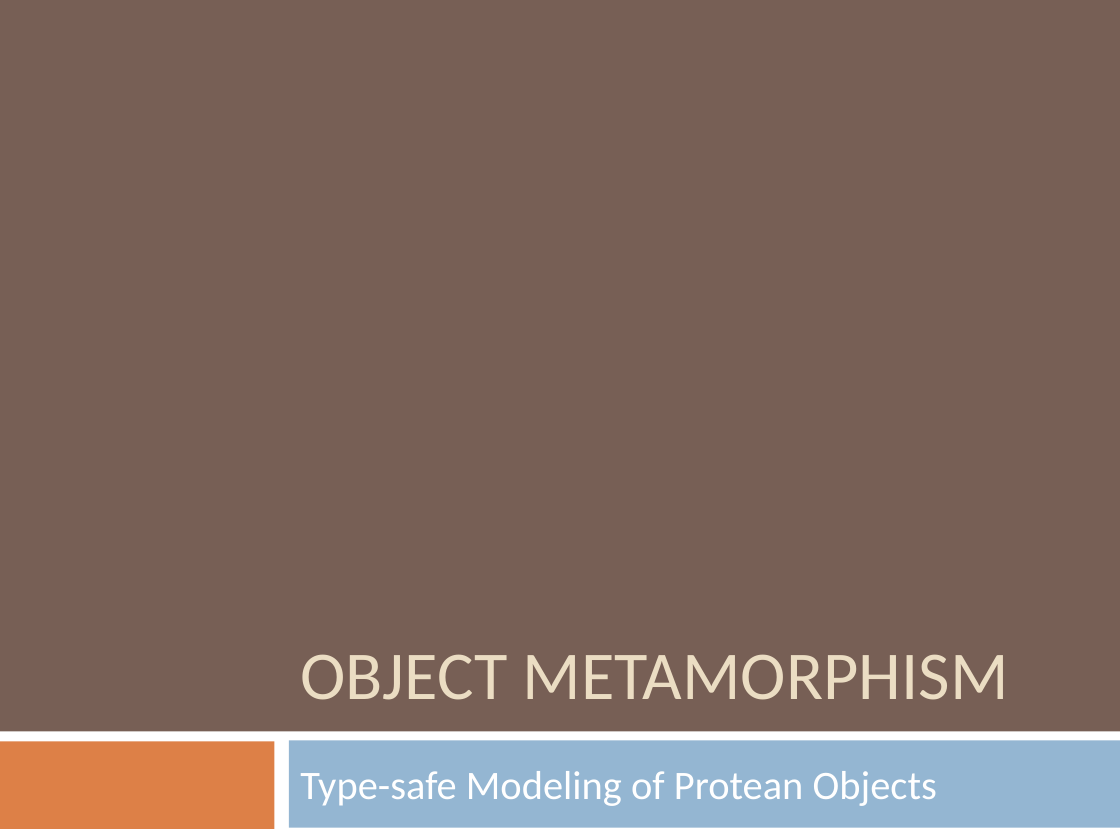
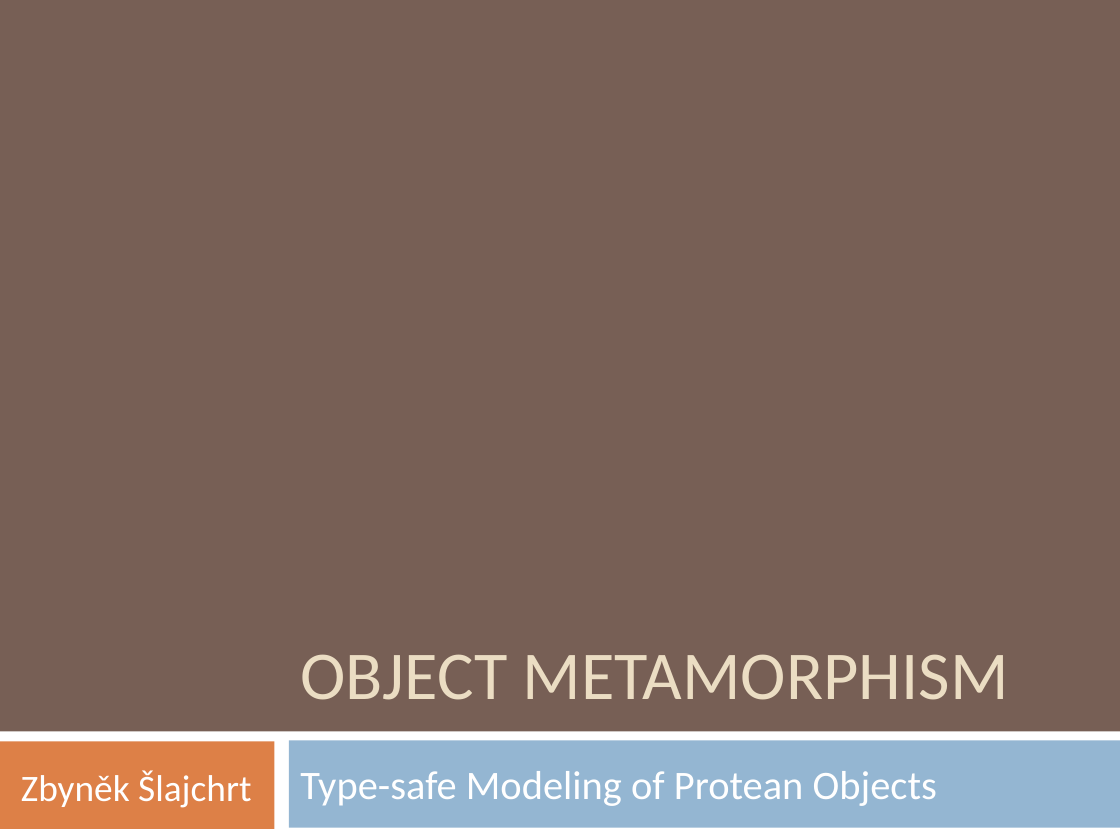
Before and after one commit to zslajchrt/morpheus, a slide deck: slide 1 of src/main/doc/papers/sdot2015.pptx. Drawn at 1120x840 pixels with LibreOffice and Linux fonts; fonts in the diff are those of the drawing. Boxes give left, top, right and bottom in pixels: in the first picture for what was removed or moved away, otherwise in the second. Text is boxed around its words. In the diff, an @@ line names an element or a change of style, - is before the commit and + after.

```diff
--- a/src/main/doc/papers/sdot2015.pptx
+++ b/src/main/doc/papers/sdot2015.pptx
@@ text added at [21,770,251,808], 24 pt, text #FFFFFF @@
+Zbyněk Šlajchrt
```
Also in this commit, not shown: 6 other slides changed, 1 slide added.
